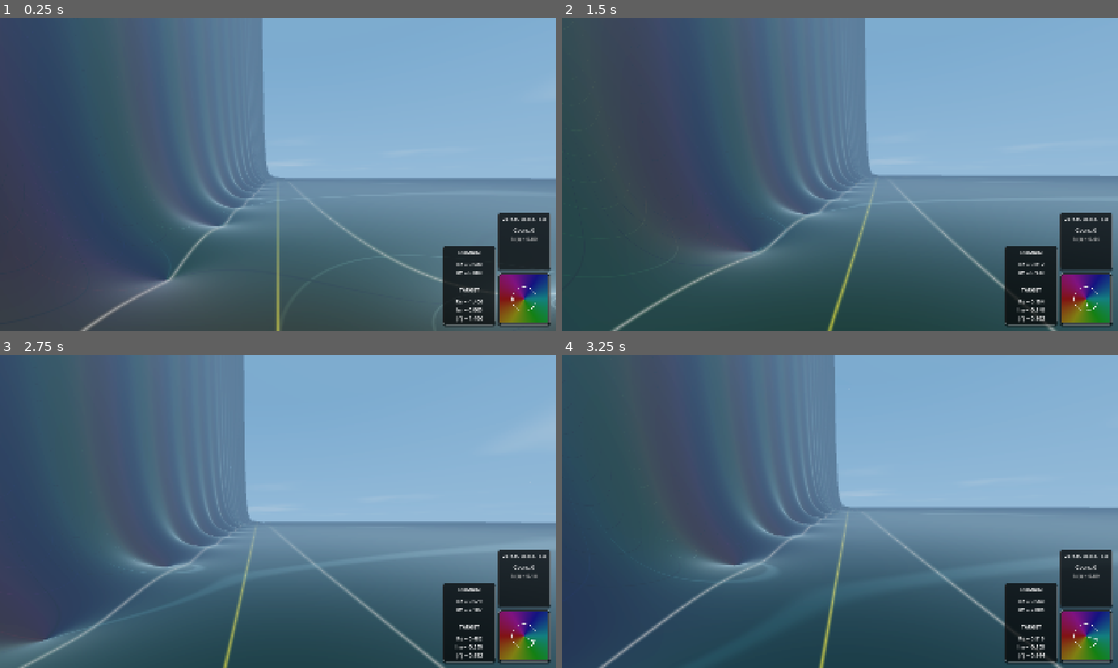
Above: before the commit, frames 1-4 (two rows, left to right).
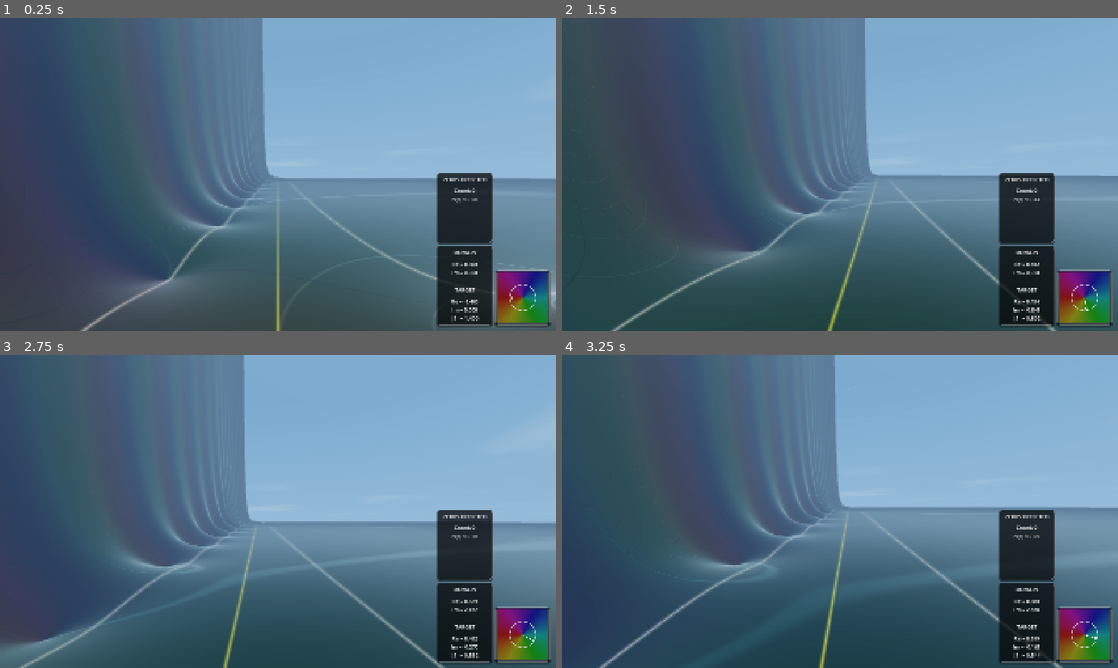
Above: after the commit, the same moments.

Repository: allanino/complex-functions-explorer
Game: Godot game, scene res://core/main.tscn
The game is run twice, just before and just after one commit, with the same random seed, the same clock (stepped at 60 frames per second) and the same inputs.
Inputs (mouse positions are in pixels of both pictures, inside the frame that each line leads up to):
- Up to frame 1 (0.25 s): no input
- Up to frame 2 (1.5 s): tap Enter at 0.5 s; move the mouse to (867, 174) at 0.52 s; hold W (move_forward) from 0.53 s (still down); tap G at 0.6 s; click (867, 174) at 0.67 s; tap Space at 0.77 s; move the mouse to (812, 174) at 1.27 s; tap N at 1.35 s
- Up to frame 3 (2.75 s): keep holding W (move_forward); tap Space at 1.52 s; move the mouse to (289, 505) at 2.02 s; tap C at 2.1 s
- Up to frame 4 (3.25 s): keep holding W (move_forward); move the mouse to (834, 517) at 2.77 s; tap Z at 2.85 s; click (834, 517) at 2.92 s; tap Space at 3.02 s

The runs differ from the first frame. In frame 1, 5.3% of the frame differs, in the area x 78-100%, y 49-99%; in frame 2, 5.2%; in frame 3, 5.3%; in frame 4, 5.2%.

Commit message:
refactor: introduce BASE_HUD_PANEL_SIZE constant and set explicit minimum height for ZerosPanel

Diff:
--- a/ui/main_ui.gd
+++ b/ui/main_ui.gd
@@ -154,6 +154,8 @@
 var _speed_modified: bool = false
 var _camera_height_modified: bool = false
 var _syncing_ui: bool = false
+
+const BASE_HUD_PANEL_SIZE: float = 190.0
 
 var SLIDER_BINDINGS: Dictionary = {}
 
@@ -1149,8 +1151,8 @@
 	_last_hud_state = current_state
 
 	# Scale stack widths to accommodate wider fonts
-	hud_stack_right.custom_minimum_size.x = 180 * actual_hud_scale
-	hud_stack_left.custom_minimum_size.x = 180 * actual_hud_scale
+	hud_stack_right.custom_minimum_size.x = BASE_HUD_PANEL_SIZE * actual_hud_scale
+	hud_stack_left.custom_minimum_size.x = BASE_HUD_PANEL_SIZE * actual_hud_scale
 
 	var available_height = get_viewport().size.y - 40
 	var current_height = 0.0
@@ -1219,7 +1221,7 @@
 			# Only scale custom minimum size for specific panels to maintain layout proportions
 			if node.name == "ComplexAspect":
 				if not node.has_meta("base_min_size"):
-					node.set_meta("base_min_size", Vector2(180, 180))
+					node.set_meta("base_min_size", Vector2(BASE_HUD_PANEL_SIZE, BASE_HUD_PANEL_SIZE))
 				node.custom_minimum_size = node.get_meta("base_min_size") * _scale
 			elif node.name == "ZerosPanel" or node.name == "InfoPanel":
 				if not node.has_meta("base_min_size"):
--- a/ui/main_ui.tscn
+++ b/ui/main_ui.tscn
@@ -286,6 +286,7 @@
 
 [node name="MarginContainer" type="MarginContainer" parent="Control/MainUIColumns/MainUIStackRight/ZerosPanel"]
 layout_mode = 2
+custom_minimum_size = Vector2(0, 240)
 theme_override_constants/margin_left = 10
 theme_override_constants/margin_top = 10
 theme_override_constants/margin_right = 10
